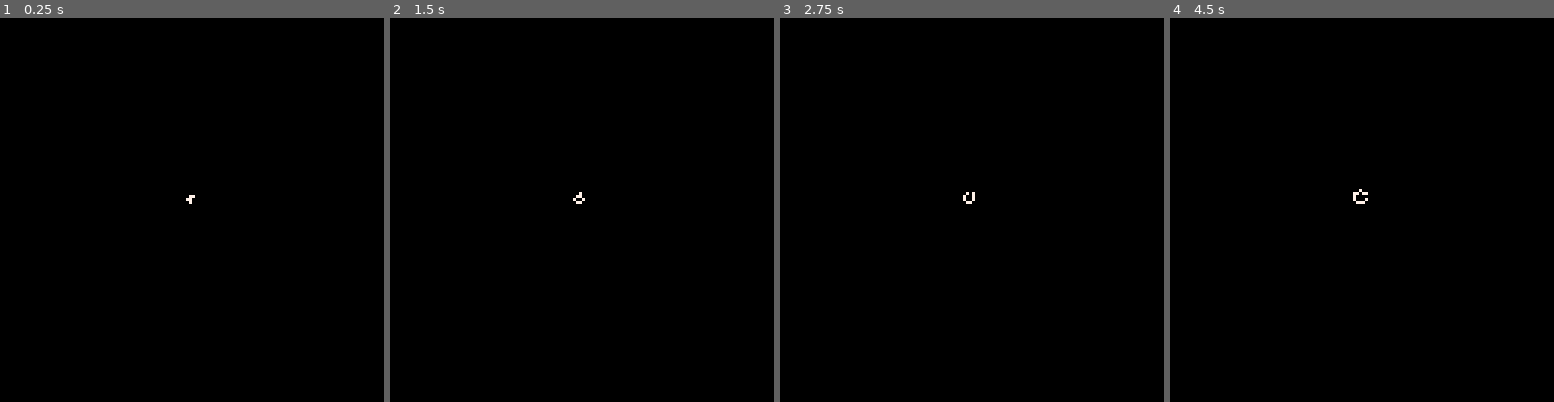
Above: before the commit, frames 1-4 (left to right).
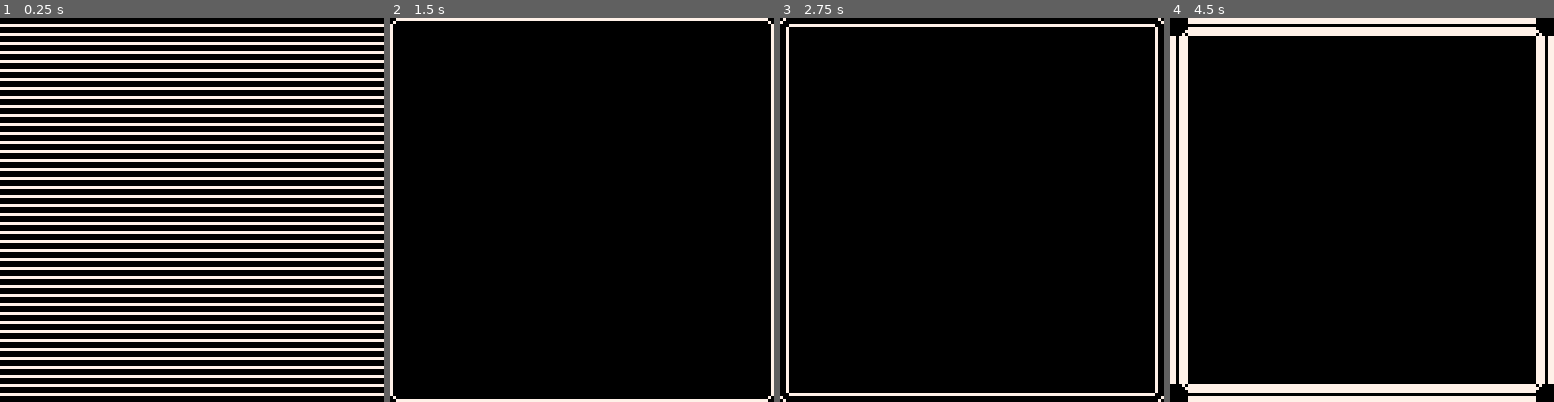
Above: after the commit, the same moments.

Repository: pglira/pico8-games
Game: PICO-8 cartridge carts/game-of-life.p8
Same seed, same stepped clock (60 frames per second), same inputs: the game is played once before the commit and once after it.
Inputs:
- Up to frame 1 (0.25 s): no input
- Up to frame 2 (1.5 s): no input
- Up to frame 3 (2.75 s): no input
- Up to frame 4 (4.5 s): no input

The runs differ from the first frame. In frame 1, 33% of the frame differs, in the area x 0-100%, y 1-99%; in frame 2, 3.1%; in frame 3, 3.1%; in frame 4, 14%.

Commit message:
New initialization option

Diff:
--- a/carts/game-of-life.lua
+++ b/carts/game-of-life.lua
@@ -26,11 +26,11 @@
 end
 
 -- initialize board with an r pentomino
-boards[1][60][64] = 1
-boards[1][60][65] = 1
-boards[1][61][63] = 1
-boards[1][61][64] = 1
-boards[1][62][64] = 1
+-- boards[1][60][64] = 1
+-- boards[1][60][65] = 1
+-- boards[1][61][63] = 1
+-- boards[1][61][64] = 1
+-- boards[1][62][64] = 1
 
 -- initialize board with random values
 -- for y = 1, height do
@@ -38,6 +38,15 @@
 --         boards[1][y][x] = flr(rnd(2))
 --     end
 -- end
+
+-- initialize board where each n-th row is alive
+for y = 1, height do
+    for x = 1, width do
+        if y % 3 == 0 then
+           boards[1][y][x] = 1
+        end
+    end
+end
 
 cls()
 
Not shown, changed: carts/game-of-life.p8.png
